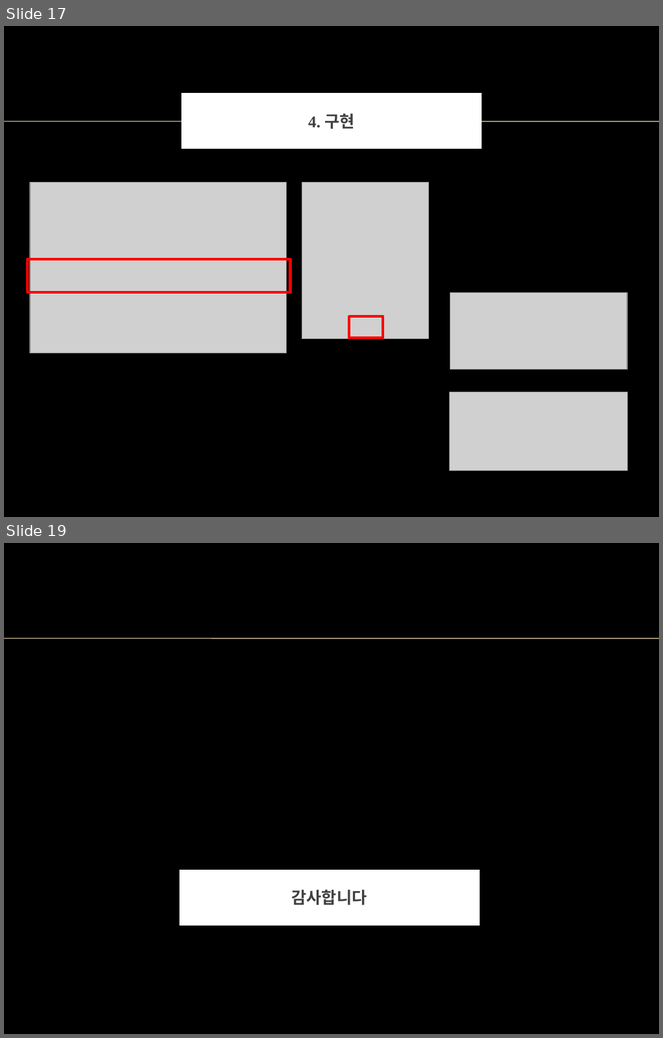
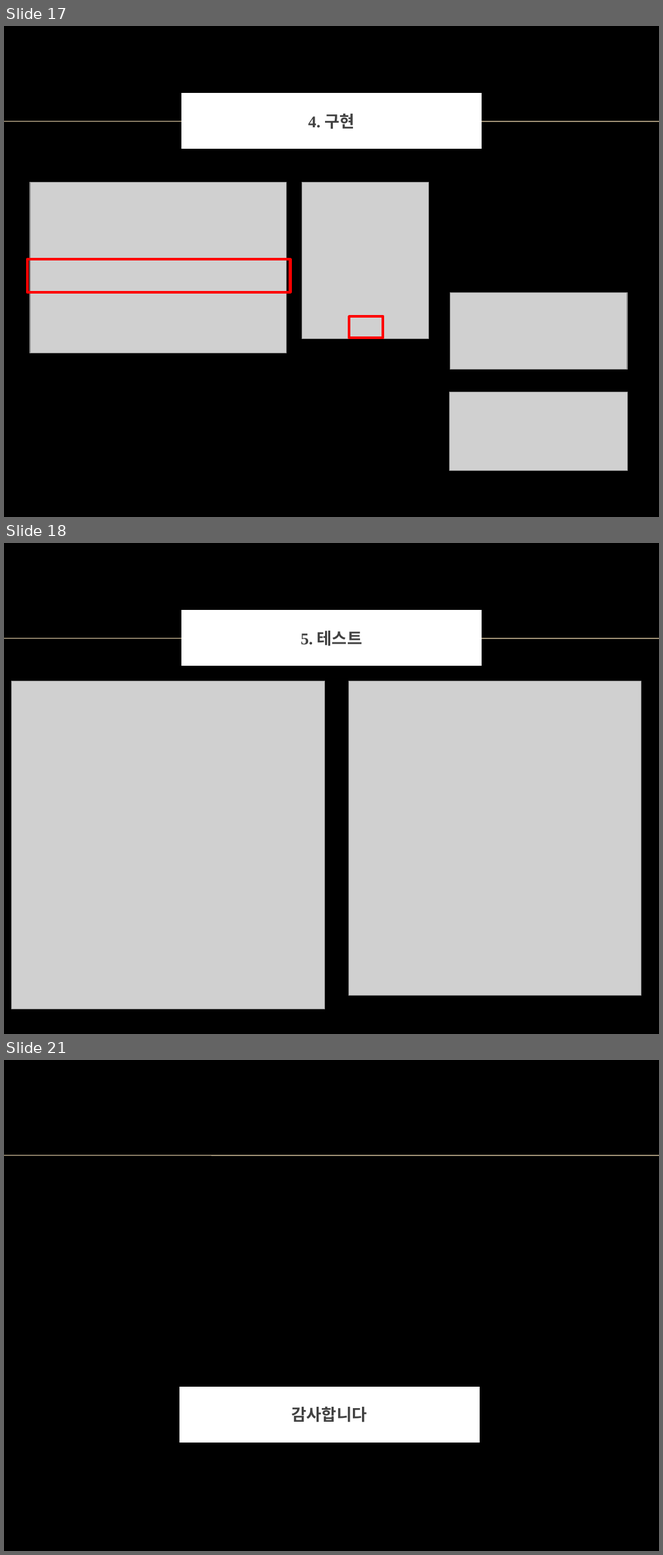
Before and after one commit to Chocobe/JAVA_Lecture, a slide deck: Java_tutorial/src/project_07_MonsterHunter_Weapon_DB/Monster_Hunter_ppt/몬스터헌터_무기DB.pptx. Shown one above the other, each under a label of ours: slides 17 and 19 before the commit, slides 17, 18 and 21 after it; the slides between them are not shown. The pictures are 663x1038 and 663x1555 pixels, drawn with LibreOffice and Linux fonts; fonts in the diff are those of the drawing; grey boxes stand for pictures; background and template pictures are left out. Boxes give left, top, right and bottom in pixels: in the first picture for what was removed or moved away, otherwise in the second. Text is boxed around its words. In the diff, an @@ line names an element or a change of style, - is before the commit and + after.

```diff
--- a/Java_tutorial/src/project_07_MonsterHunter_Weapon_DB/Monster_Hunter_ppt/몬스터헌터_무기DB.pptx
+++ b/Java_tutorial/src/project_07_MonsterHunter_Weapon_DB/Monster_Hunter_ppt/몬스터헌터_무기DB.pptx
@@ slide 18 added at bbox=[4, 543, 659, 1034], background picture (left out); not listed: 1 template element that a slide beside it also shows @@
@@ title added at bbox=[184, 613, 479, 663], fill #FFFFFF, outline #FFFFFF 6 pt, 18 pt, text #404040, bold @@
+5. 테스트
@@ picture added at bbox=[12, 681, 325, 1010] @@
@@ picture added at bbox=[348, 681, 641, 997] @@
@@ what was slide 19 is now slide 21 @@
```
Also in this commit, not shown: 1 slide changed, 1 other slide added, 5 other files.
